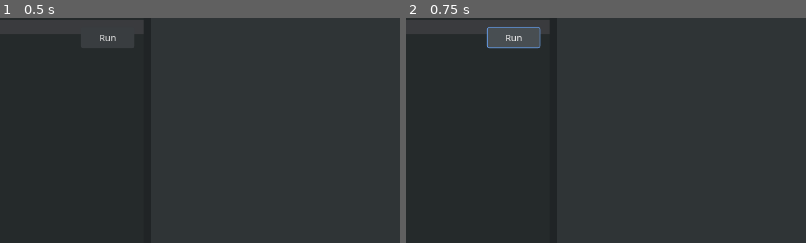
Above: before the commit, frames 1-2 (left to right).
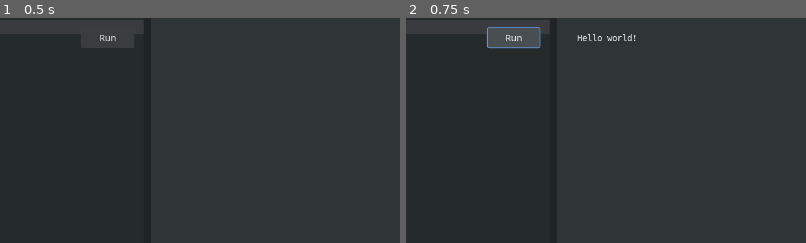
Above: after the commit, the same moments.

Repository: gdscript-online/gdscript-online.github.io
Game: Godot game, scene res://main.tscn
The game is run twice, just before and just after one commit, with the same random seed, the same clock (stepped at 60 frames per second) and the same inputs.
Inputs:
- Up to frame 1 (0.5 s): no input
- Up to frame 2 (0.75 s): click "Run" at 0.5 s
The pictures show only the part of the screen within x 33-83%, y 0-50%; the shares and areas given below are measured in that part.

Frame 1 is identical in both runs. In frame 2, 0.2% of the frame differs, in the area x 42-58%, y 7-11%.
Error before the commit: Parse Error: The assigned value doesn't have a set type; the variable type can't be inferred. (res://script_editor.gd:82)

Commit message:
Add basic hiDPI support by upscaling the viewport if needed
This closes #1.

Diff:
--- a/main.tscn
+++ b/main.tscn
@@ -1,9 +1,10 @@
-[gd_scene load_steps=6 format=2]
+[gd_scene load_steps=7 format=2]
 
 [ext_resource path="res://resources/code_font.tres" type="DynamicFont" id=1]
 [ext_resource path="res://script_editor.gd" type="Script" id=2]
 [ext_resource path="res://run_button.gd" type="Script" id=3]
 [ext_resource path="res://resources/theme.tres" type="Theme" id=4]
+[ext_resource path="res://main_window.gd" type="Script" id=5]
 
 [sub_resource type="StyleBoxFlat" id=1]
 content_margin_left = 32.0
@@ -12,10 +13,11 @@
 content_margin_bottom = 24.0
 bg_color = Color( 0.18375, 0.202519, 0.21, 1 )
 
-[node name="Control" type="Control"]
+[node name="MainWindow" type="Control"]
 anchor_right = 1.0
 anchor_bottom = 1.0
 theme = ExtResource( 4 )
+script = ExtResource( 5 )
 __meta__ = {
 "_edit_use_anchors_": false
 }
--- /dev/null
+++ b/main_window.gd
@@ -0,0 +1,10 @@
+# Copyright © 2019 Hugo Locurcio and contributors - MIT License
+# See `LICENSE.md` included in the source distribution for details.
+
+extends Control
+
+func _ready() -> void:
+	# Upscale everything if the display requires it (crude hiDPI support).
+	# This prevents UI elements from being too small on hiDPI displays.
+	if OS.get_screen_dpi() >= 192 and OS.get_screen_size().x >= 2048:
+		get_tree().set_screen_stretch(SceneTree.STRETCH_MODE_DISABLED, SceneTree.STRETCH_ASPECT_IGNORE, Vector2(), 2)
--- a/script_editor.gd
+++ b/script_editor.gd
@@ -41,7 +41,7 @@
 
 	{output_panel}.add_text(text)
 """.format({
-		output_panel = "$'/root/Control/HSplitContainer/OutputPanel/RichTextLabel'"
+		output_panel = "$'/root/MainWindow/HSplitContainer/OutputPanel/RichTextLabel'"
 })
 
 # The script shim that will be inserted at the end of the user-provided script
@@ -79,7 +79,7 @@
 	error_label.text = "Script error" if error != OK else ""
 
 	if error == OK:
-		var run_context := script.new()
+		var run_context: Object = script.new()
 		# Instance the script so it can access the scene tree.
 		# This also runs the script's `_init()` and `_ready()` functions
 		get_tree().get_root().add_child(run_context)
Not shown: 3 places in resources/theme.tres that only renumber resources
